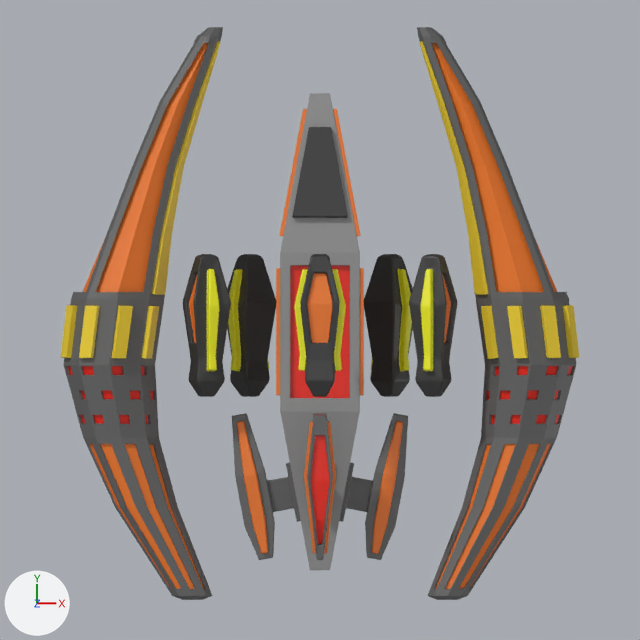
Before and after pictures for a commit that changed the Blender file Arena of the Worthy/antaras.blend.
One viewpoint serves both versions: the file's camera 'Camera'. Lighting does not change. The marker at lower left points along +X, +Y and +Z.

Script lines for the objects in view, before the commit:
```python
ob_cube = bpy.data.objects.new('Cube', me_cube_009)
ob_cube.location = (0.0, 0.0, 0.0)
ob_cube.rotation_euler = (0.0, 0.0, 3.142)  # degrees (0, 0, 180)
ob_cube_002 = bpy.data.objects.new('Cube.002', me_cube_001)
ob_cube_002.location = (0.0, 0.0, 0.0)
ob_cube_002.rotation_euler = (0.0, 0.0, 3.142)  # degrees (0, 0, 180)
ob_cube_004 = bpy.data.objects.new('Cube.004', me_cube_007)
ob_cube_004.location = (0.0, 0.0, 0.0)
ob_cube_004.rotation_euler = (0.0, 0.0, 3.142)  # degrees (0, 0, 180)
# also in view: 'Cube.001' at (0.0, 0.16, 0.19)
```
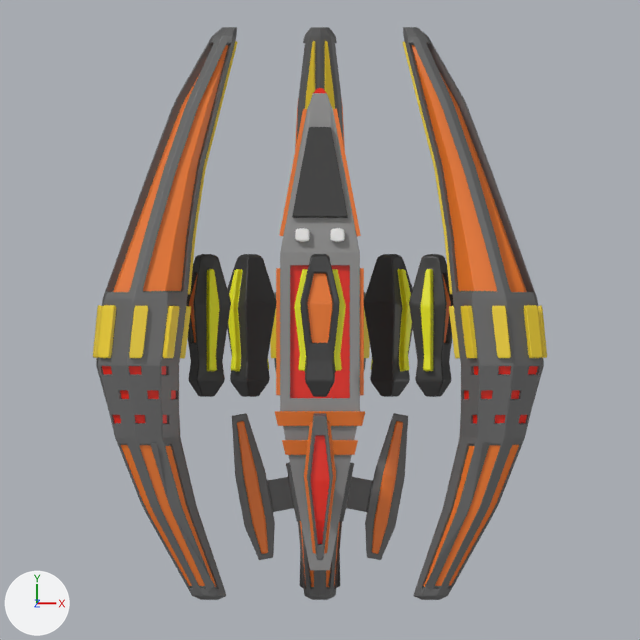
Boxes [x1, y1, x2, y2] around the edits, measured in the pictures (640 x 640 px):
'Cube.004', mesh turned, modifiers changed: before [61, 27, 579, 600]; after [93, 27, 547, 600]
'Cube', reshaped: before [276, 93, 364, 570]; after [275, 88, 365, 570]
'Cube.003', added: after [295, 228, 345, 242]
part 1 of me_cube_009, built on: before [280, 93, 360, 570]; after [275, 88, 365, 570]

The change, as a diff of the scene's bpy script:
```diff
--- a/Arena of the Worthy/antaras.blend.py
+++ b/Arena of the Worthy/antaras.blend.py
@@ me_cube_009 @@
 # used by ob_cube; location = (0.0, 0.0, 0.0); rotation_euler = (0.0, 0.0, 3.142), in degrees (0, 0, 180)
-me_cube_009.from_pydata(...)  # 68 vertices, 57 faces; spans x 0.0..1.1, y -6.0..6.0, z 0.0..1.0
+me_cube_009.from_pydata(...)  # 132 vertices, 105 faces; spans x 0.0..1.15, y -6.13..6.0, z 0.0..1.1
+# me_cube_009 part 1
+# 2 vertices are removed from x 0.0, y -6.0, z 0.0..0.12
+# 5 faces are deleted
+# 4 vertices in x 0.0..0.25, y -6.0, z 0.0..0.25 move by (0.0, 0.23, 0.0)
+# 66 vertices are added at x 0.0..1.15, y -6.13..5.64, z 0.0..1.1
+# 30 new faces join them, mat_material_013 (grey #8a8a8a)
+# 18 new faces join them, mat_material_010 (orange #e77422)
+# 5 new faces join them, mat_material_011 (red #e71d00)
 me_cube_009.materials.append(mat_material_013)
@@ me_cube_007 @@
 me_cube_007.from_pydata(...)  # 406 vertices, 384 faces; spans x 2.44..6.53, y -7.66..6.74, z -0.02..1.27
 # used by ob_cube_004; location = (0.0, 0.0, 0.0); rotation_euler = (0.0, 0.0, 3.142), in degrees (0, 0, 180)
+# me_cube_007 part 2: the whole mesh is turned 90 degrees about the y axis through the mesh origin
 me_cube_007.materials.append(mat_material_008)
@@ me_cube_002 @@
+me_cube_002.from_pydata([(0.263, 2.296, 0.794), (0.263, 2.296, 1.149), (0.263, 2.579, 0.794), (0.263, 2.579, 1.083), (0.618, 2.296, 0.794), (0.618, 2.296, 1.149), (0.618, 2.579, 0.794), (0.618, 2.579, 1.083), (0.44, 2.615, 0.794), (0.44, 2.615, 1.083), (0.44, 2.26, 0.794), (0.44, 2.26, 1.149)], [], [(0, 1, 3, 2), (8, 9, 7, 6), (6, 7, 5, 4), (10, 11, 1, 0), (8, 6, 4, 10), (9, 3, 1, 11), (7, 9, 11, 5), (2, 8, 10, 0), (4, 5, 11, 10), (2, 3, 9, 8)])
@@ ob_cube_004 @@
 ob_cube_004.rotation_euler = (0.0, 0.0, 3.142)  # degrees (0, 0, 180)
+_m = ob_cube_004.modifiers.new('Mirror', 'MIRROR')
 _m = ob_cube_004.modifiers.new('Bevel', 'BEVEL')
@@ ob_cube_004 @@
 _m = ob_cube_004.modifiers.new('Bevel', 'BEVEL')
 _m.limit_method = 'NONE'
-_m = ob_cube_004.modifiers.new('Mirror', 'MIRROR')
-_m.use_axis = (True, False, True)
+_m.offset_type = 'PERCENT'
+_m = ob_cube_004.modifiers.new('Array', 'ARRAY')
+_m.count = 3
+_m.use_relative_offset = False
+_m.use_object_offset = True
+_m.offset_object = ob_ry120
@@ ob_ry120 @@
+ob_ry120 = bpy.data.objects.new('ry120', None)
+ob_ry120.location = (0.0, 0.0, 0.0)
+ob_ry120.rotation_euler = (0.0, 2.094, 3.142)  # degrees (0, 120, 180)
@@ ob_cube_003 @@
+ob_cube_003 = bpy.data.objects.new('Cube.003', me_cube_002)
+ob_cube_003.location = (0.0, 0.0, 0.0)
+_m = ob_cube_003.modifiers.new('Bevel', 'BEVEL')
+_m.width = 0.05
+_m.width_pct = 0.05
+_m.segments = 10
+_m.limit_method = 'NONE'
+_m = ob_cube_003.modifiers.new('Mirror', 'MIRROR')
```
